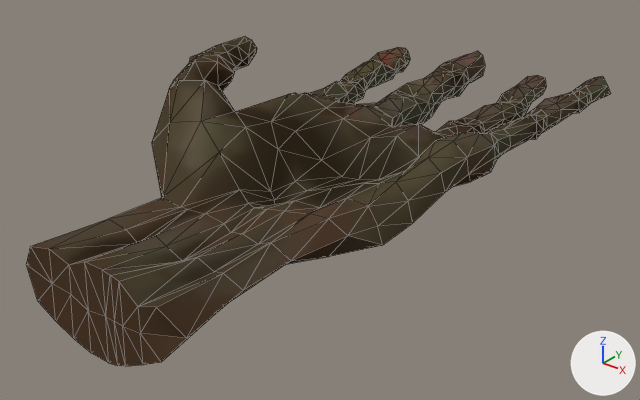
The Blender file modeling/hand.blend: old version first, new version second.
Both versions are drawn from a camera (50 mm lens) standing at (0.902, -1.07, 0.625) and looking at (-0.021, 0.084, -0.09). Every picture has the same lights, and +X, +Y and +Z are marked at lower right. The picture after the commit comes second. Mesh edges are drawn as thin lines.

Before the edit, the objects in view are built like this:
```python
mat_material = diffuse_material('Material')
mat_material.texture = img_handalbedo
me_hand_mesh = bpy.data.meshes.new('hand_mesh')
me_hand_mesh.from_pydata(...)  # 609 vertices, 1214 faces; spans x -0.396..0.313, y -0.487..0.754, z -0.088..0.121
me_hand_mesh.polygons.foreach_set('use_smooth', [True] * 1214)
me_hand_mesh.materials.append(mat_material)  # picture img_handalbedo
ob_hand = bpy.data.objects.new('hand', me_hand_mesh)
ob_hand.location = (0.0, 0.0, 0.0)
```
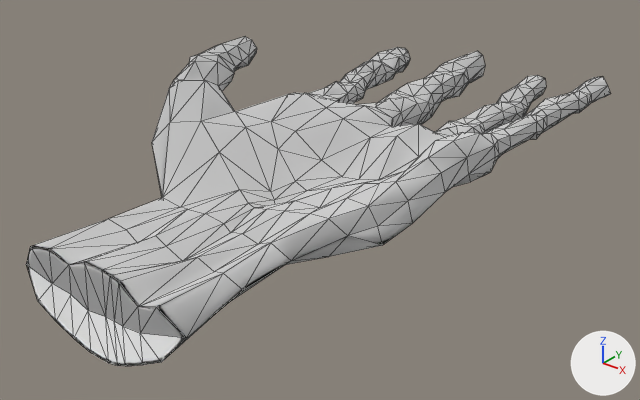
Pixel boxes [x1, y1, x2, y2] of what changed, in the pictures (640 x 400 px):
'hand', surface changed (brown to grey)
    both: [26, 36, 611, 366]

Edits to the bpy script that builds the scene:
```text
Add img_handnormal:
    img_handnormal = load_image('handNORMAL', 'handNORMAL.png', 1024, 1024, 'sRGB')
Change mat_material:
    add n3 = _N.new('ShaderNodeNormalMap'); n3.name = 'Normal Map'
    add n2 = _N.new('ShaderNodeTexImage'); n2.name = 'Image Texture'
    add n2.image = img_handnormal
    where n1 = _N.new('ShaderNodeBsdfDiffuse'); n1.name = 'Diffuse BSDF'
    remove n2 = _N.new('ShaderNodeTexImage'); n2.name = 'Image Texture'
    remove n2.image = img_handalbedo
    add n1.inputs[1].default_value = 1.0  # 'Roughness'
    remove _L.new(n2.outputs[0], n1.inputs[0])  # 'Color' to 'Color'
    add _L.new(n3.outputs[0], n1.inputs[2])  # 'Normal' to 'Normal'
    add _L.new(n2.outputs[0], n3.inputs[1])  # 'Color' to 'Color'
```
